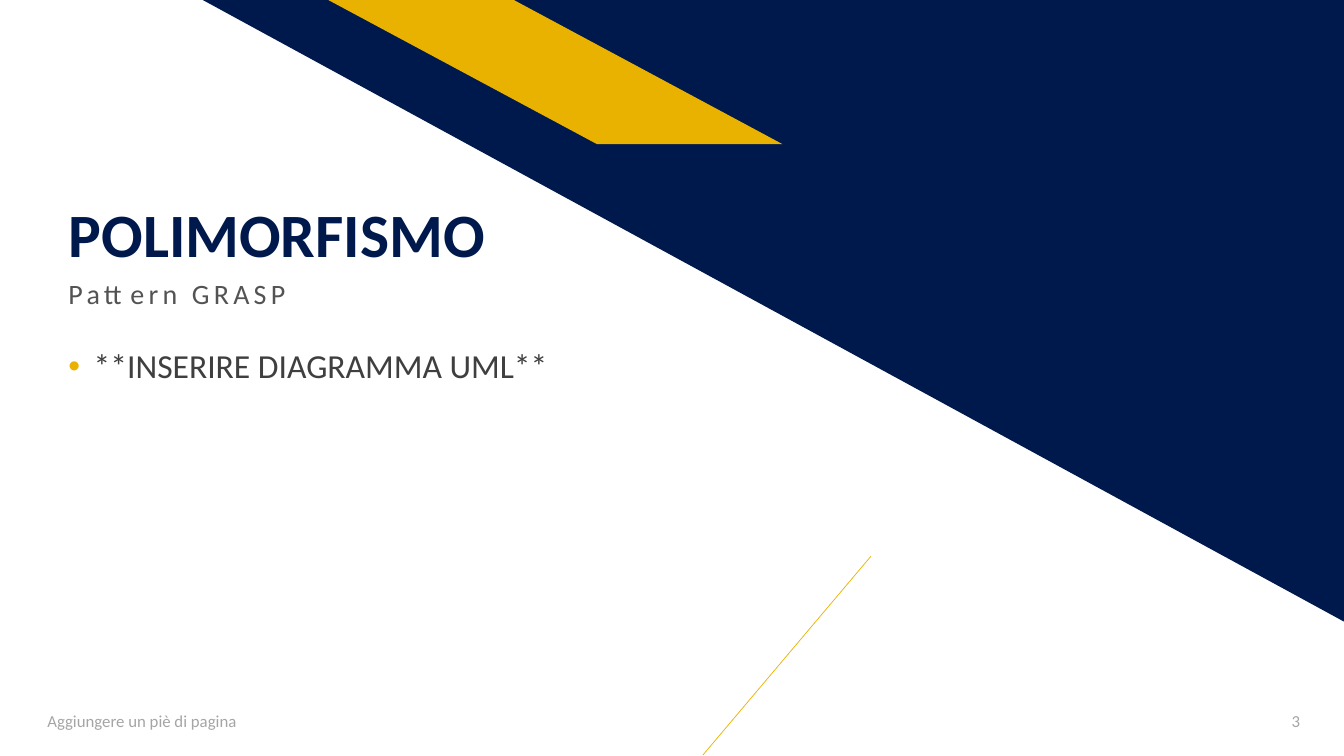
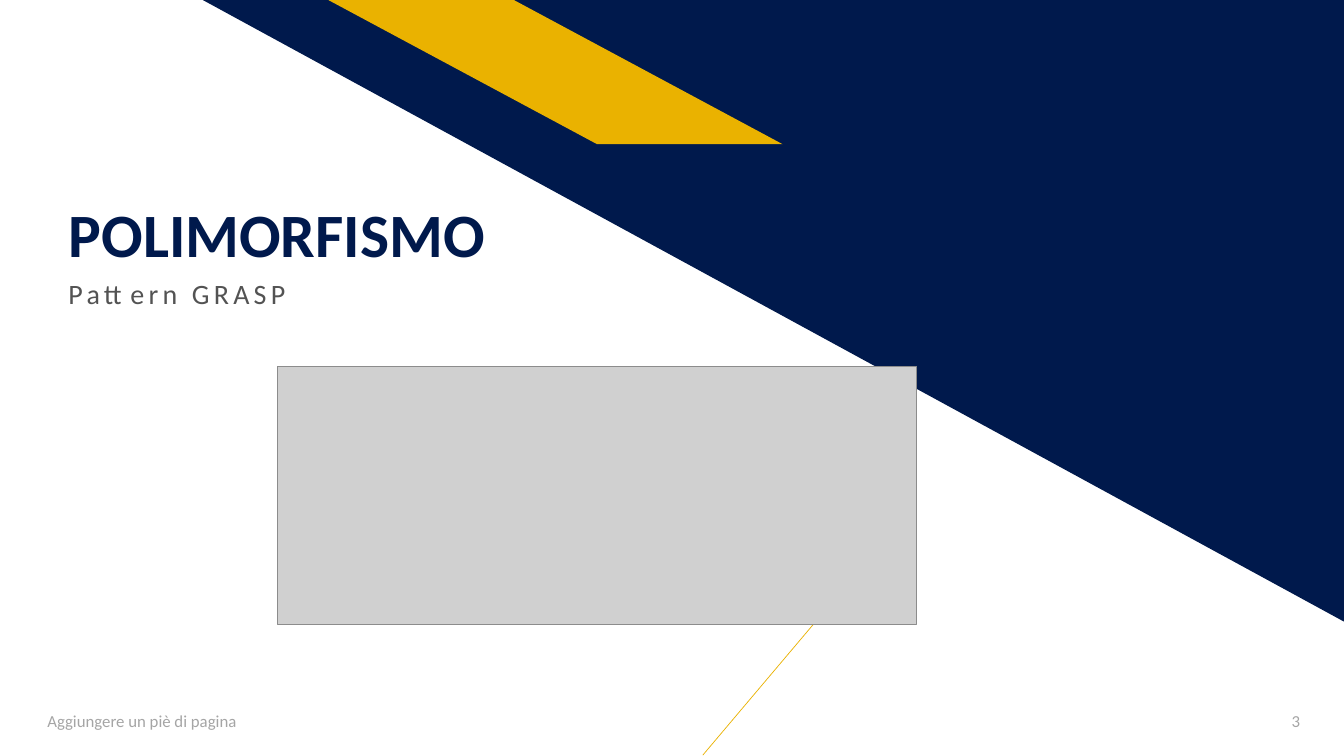
Before and after one commit to salvalai-matteo/EventBookDocumentation, a slide deck: slide 3 of Progetto Ingegneria SW.pptx. Drawn at 1344x756 pixels with LibreOffice and Linux fonts; fonts in the diff are those of the drawing; grey boxes stand for pictures. Boxes give left, top, right and bottom in pixels: in the first picture for what was removed or moved away, otherwise in the second. Text is boxed around its words. In the diff, an @@ line names an element or a change of style, - is before the commit and + after.

```diff
--- a/Progetto Ingegneria SW.pptx
+++ b/Progetto Ingegneria SW.pptx
@@ text removed at <box>94,354,548,379</box> @@
-• **INSERIRE DIAGRAMMA UML**
@@ picture added at <box>278,367,918,625</box> @@
```
Also in this commit, not shown: 5 other slides changed.
